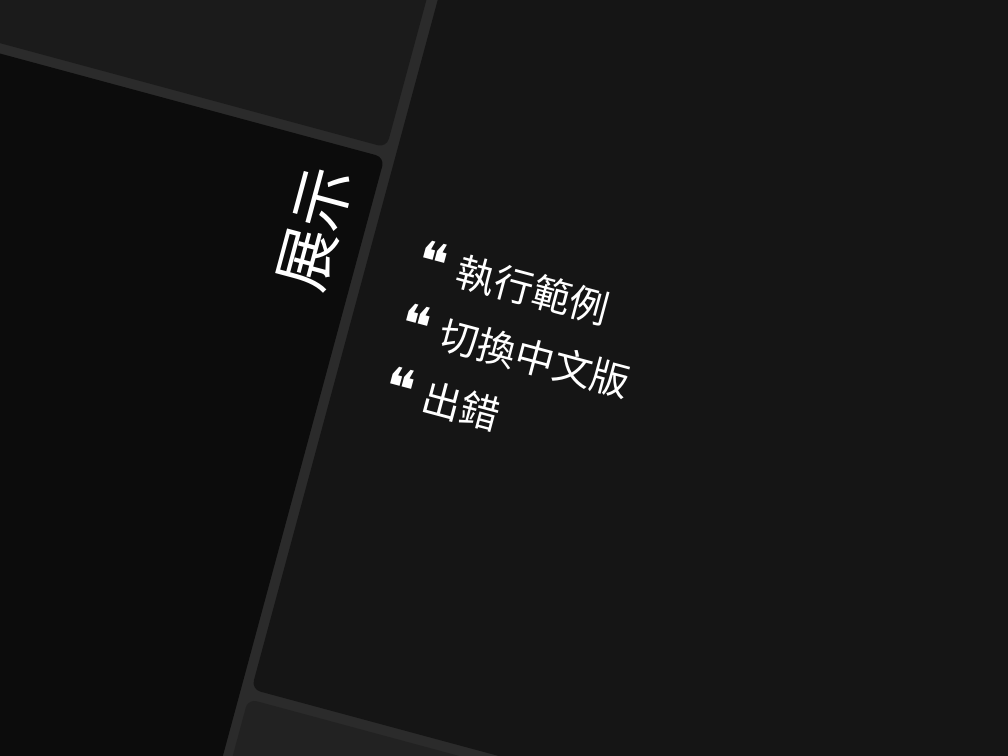
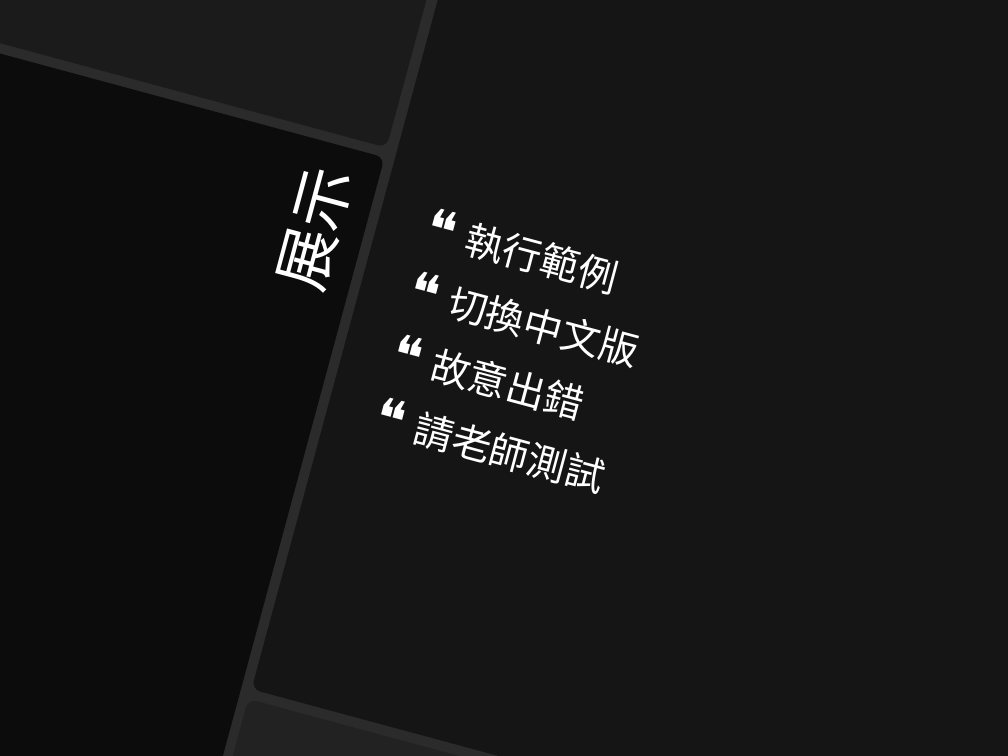
Before and after one commit to hyuntaiking/SmallTopic, a slide deck: slide 4 of 05.王献泰.ppt. Drawn at 1008x756 pixels with LibreOffice and Linux fonts; fonts in the diff are those of the drawing; background and template pictures are left out; a plain dark background stands for a picture behind light text. Boxes give left, top, right and bottom in pixels: in the first picture for what was removed or moved away, otherwise in the second. Text is boxed around its words. In the diff, an @@ line names an element or a change of style, - is before the commit and + after.

```diff
--- a/05.王献泰.ppt
+++ b/05.王献泰.ppt
@@ text at [411,348,601,493]: text changed @@
-❝ 出錯
+❝ 故意出錯
+❝ 請老師測試
```
Also in this commit, not shown: 1 other slide changed.
